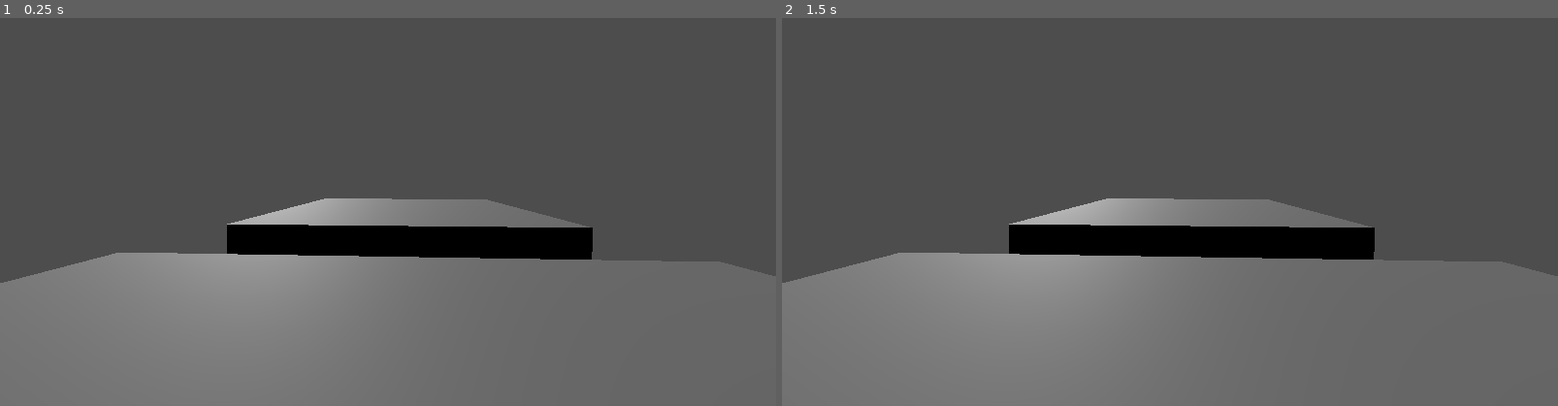
Above: before the commit, frames 1-2 (left to right).
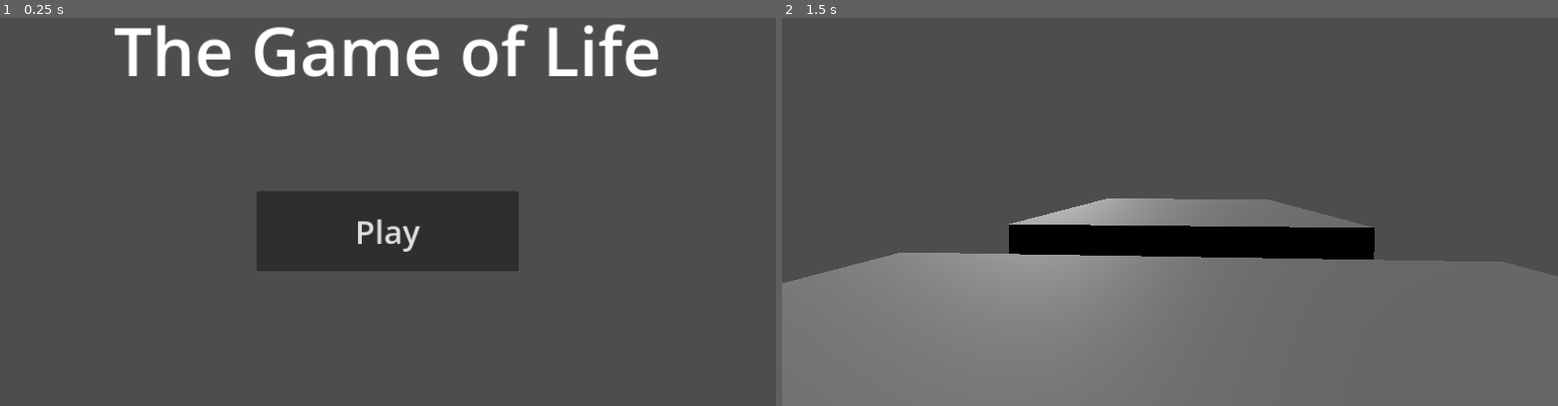
Above: after the commit, the same moments.

Repository: OliverLazar/game-of-life
Game: Godot game, scene res://Scenes/Main Menu.tscn
Two runs of this game, one before a commit and one after it. Both use one fixed random seed, a clock stepped at 60 frames per second and the inputs below. Before the commit the project starts from res://Scenes/movement_test.tscn.
Inputs (mouse positions are in pixels of both pictures, inside the frame that each line leads up to):
- Up to frame 1 (0.25 s): no input
- Up to frame 2 (1.5 s): click (1170, 231) at 0.5 s, where only the run after the commit has a clickable "Play"; tap Enter (ui_accept) at 1.25 s; hold Right (ui_right) from 1.28 s (still down)

The runs differ from the first frame. In frame 1, 48% of the frame differs, in the area x 0-100%, y 1-100%; in frame 2, nothing differs.

Commit message:
Play button
the play button works

Diff:
--- a/Scenes/movement_test.tscn
+++ b/Scenes/movement_test.tscn
@@ -1,6 +1,4 @@
-[gd_scene load_steps=4 format=3 uid="uid://bt66pve6kwlvi"]
-
-[ext_resource type="Script" path="res://Scripts/movement.gd" id="1_4lheq"]
+[gd_scene load_steps=3 format=3 uid="uid://bt66pve6kwlvi"]
 
 [sub_resource type="SphereShape3D" id="SphereShape3D_t4w6x"]
 
@@ -10,7 +8,6 @@
 
 [node name="box" type="CharacterBody3D" parent="."]
 transform = Transform3D(1, 0, 0, 0, 1, 0, 0, 0, 1, 0.013906, 1.18373, 0)
-script = ExtResource("1_4lheq")
 
 [node name="CSGBox3D" type="CSGBox3D" parent="box"]
 transform = Transform3D(1, 0, 0, 0, 1, 0, 0, 0, 1, -0.0874043, 0.0542967, -0.128033)
--- a/Scripts/Main Menu/playButton.gd
+++ b/Scripts/Main Menu/playButton.gd
@@ -1,5 +1,4 @@
 extends Button
-
 
 # Called when the node enters the scene tree for the first time.
 func _ready() -> void:
@@ -9,4 +8,4 @@
 # Called every frame. 'delta' is the elapsed time since the previous frame.
 func _process(delta: float) -> void:
 	if button_pressed:
-		pass
+		get_tree().change_scene_to_file("res://Scenes/movement_test.tscn")
--- a/project.godot
+++ b/project.godot
@@ -11,7 +11,7 @@
 [application]
 
 config/name="Game of Life"
-run/main_scene="res://Scenes/movement_test.tscn"
+run/main_scene="res://Scenes/Main Menu.tscn"
 config/features=PackedStringArray("4.3", "Forward Plus")
 config/icon="res://icon.svg"
 "<<<<<<<HEAD[display]window/stretch/mode"="canvas_items"
